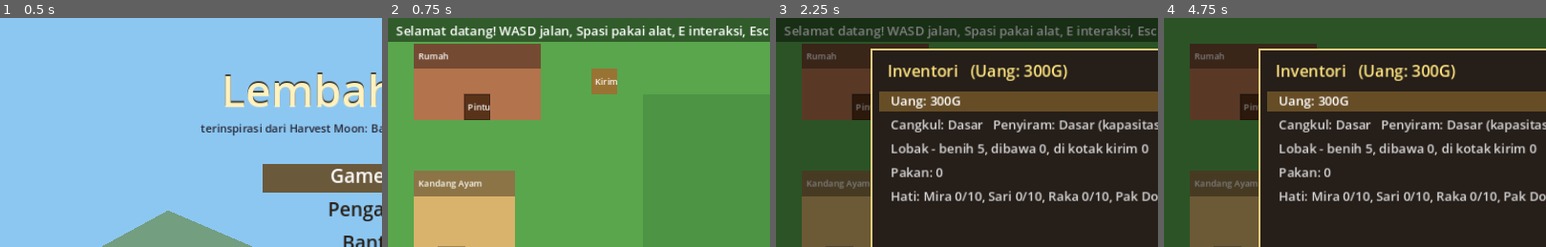
Above: before the commit, frames 1-4 (left to right).
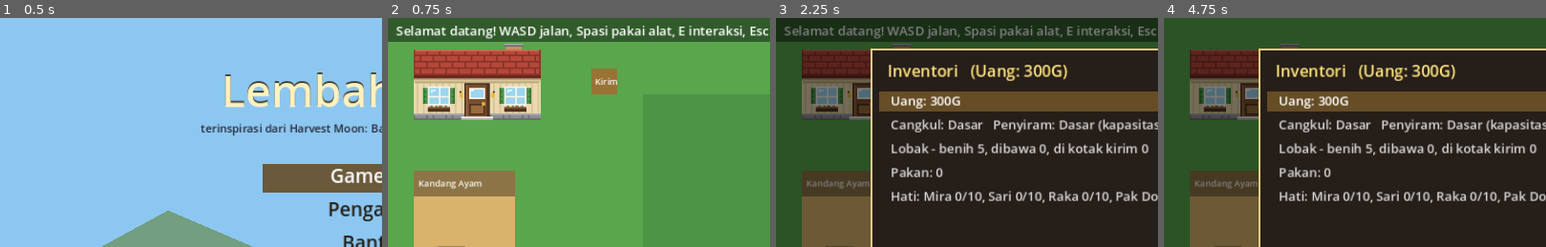
Above: after the commit, the same moments.

Repository: alfikr/aow
Game: Godot game, scene res://scenes/title.tscn
Two runs of this game, one before a commit and one after it. Both use one fixed random seed, a clock stepped at 60 frames per second and the inputs below.
Inputs:
- Up to frame 1 (0.5 s): no input
- Up to frame 2 (0.75 s): tap Enter at 0.5 s; hold D (move_right) from 0.53 s (still down); hold E (interact) from 0.53 s (still down)
- Up to frame 3 (2.25 s): release D (move_right) at 1.28 s; release E (interact) at 1.28 s; hold S (move_down) 1.28-2.03 s; tap Space (use_tool) at 1.35, 2 s; hold D (move_right) from 2.03 s (still down); tap I at 2.1 s
- Up to frame 4 (4.75 s): tap Enter at 2.75, 2.85, 4.25 s; release D (move_right) at 2.78 s; hold W (move_up) 2.78-3.53 s; tap Space (use_tool) at 3.5 s; hold A (move_left) from 3.53 s (still down); tap Keypad Enter at 3.6 s; tap 1 at 4.35 s
The pictures show only the part of the screen within x 0-50%, y 0-50%; the shares and areas given below are measured in that part.

Frame 1 is identical in both runs. In frame 2, 10% of the frame differs, in the area x 6-40%, y 11-45%; in frame 3, 5.1%; in frame 4, 5.1%.

Commit message:
Sprite pixel-art rumah dan toko (luar & interior): generator, integrasi World, lantai kayu/ubin
Co-Authored-By: Claude Sonnet 5.5 <noreply@anthropic.com>
Claude-Session: https://claude.ai/code/session_01MQUPK8APkXWUJhjU3pciS5

Diff:
--- a/data/areas.json
+++ b/data/areas.json
@@ -19,7 +19,8 @@
 					3
 				],
 				"color": "b3734d",
-				"label": "Rumah"
+				"label": "",
+				"sprite": "house"
 			},
 			{
 				"kind": "building",
@@ -51,8 +52,8 @@
 					1,
 					1
 				],
-				"color": "593319",
-				"label": "Pintu",
+				"color": "00000000",
+				"label": "",
 				"to": "home",
 				"spawn": [
 					14,
@@ -162,7 +163,8 @@
 					4
 				],
 				"color": "c28a5a",
-				"label": "Toko"
+				"label": "",
+				"sprite": "shop"
 			},
 			{
 				"kind": "exit",
@@ -172,8 +174,8 @@
 					1,
 					1
 				],
-				"color": "5a3a1a",
-				"label": "Pintu",
+				"color": "8a5a2b",
+				"label": "",
 				"to": "shop",
 				"spawn": [
 					14,
@@ -383,7 +385,8 @@
 					14,
 					10
 				],
-				"color": "d9bf8c"
+				"color": "d9bf8c",
+				"tile": "floor_tile"
 			},
 			{
 				"kind": "building",
@@ -394,7 +397,8 @@
 					2
 				],
 				"color": "8c5a30",
-				"label": "Rak"
+				"label": "",
+				"sprite": "shelf"
 			},
 			{
 				"kind": "building",
@@ -405,7 +409,8 @@
 					2
 				],
 				"color": "8c5a30",
-				"label": "Rak"
+				"label": "",
+				"sprite": "shelf"
 			},
 			{
 				"kind": "shop",
@@ -416,7 +421,8 @@
 					1
 				],
 				"color": "a66f33",
-				"label": "Konter (E)"
+				"label": "",
+				"sprite": "counter"
 			},
 			{
 				"kind": "exit",
@@ -555,7 +561,8 @@
 					14,
 					10
 				],
-				"color": "d8c19a"
+				"color": "d8c19a",
+				"tile": "floor_wood"
 			},
 			{
 				"kind": "sleep",
@@ -566,7 +573,8 @@
 					2
 				],
 				"color": "5b7fb8",
-				"label": "Kasur (E)"
+				"label": "",
+				"sprite": "bed"
 			},
 			{
 				"kind": "kitchen",
@@ -577,7 +585,8 @@
 					2
 				],
 				"color": "8c5a30",
-				"label": "Dapur"
+				"label": "",
+				"sprite": "kitchen"
 			},
 			{
 				"kind": "tv",
@@ -588,7 +597,8 @@
 					1
 				],
 				"color": "333333",
-				"label": "TV"
+				"label": "",
+				"sprite": "tv"
 			},
 			{
 				"kind": "exit",
@@ -627,7 +637,8 @@
 					14,
 					10
 				],
-				"color": "c8c8d0"
+				"color": "c8c8d0",
+				"tile": "floor_tile"
 			},
 			{
 				"kind": "building",
@@ -699,7 +710,8 @@
 					14,
 					10
 				],
-				"color": "d9bf8c"
+				"color": "d9bf8c",
+				"tile": "floor_wood"
 			},
 			{
 				"kind": "building",
@@ -771,7 +783,8 @@
 					14,
 					10
 				],
-				"color": "cfb99a"
+				"color": "cfb99a",
+				"tile": "floor_wood"
 			},
 			{
 				"kind": "building",
--- a/scripts/world/world.gd
+++ b/scripts/world/world.gd
@@ -11,6 +11,7 @@
 var area := {}
 var features: Array = []   # {kind, rect: Rect2i, col: Color, raw: Dictionary}
 var walk_rect := Rect2i()
+var textures := {}   # nama sprite -> Texture2D (atau null bila berkasnya belum ada)
 
 
 func _ready() -> void:
@@ -99,6 +100,10 @@
 		draw_rect(Rect2(Layout.FIELD.position * T, Layout.FIELD.size * T), Color(0.3, 0.58, 0.27))
 	for f in features:
 		var r := Rect2(f.rect.position * T, f.rect.size * T)
+		var tex := _sprite_for(f)
+		if tex != null:
+			draw_texture_rect(tex, r, f.raw.has("tile"))
+			continue
 		match f.kind:
 			"tree":
 				draw_rect(Rect2(r.position + Vector2(13, 18), Vector2(6, 12)), Color(0.4, 0.26, 0.12))
@@ -117,9 +122,20 @@
 				_label(font, r.position + Vector2(6, 20), f.raw.get("label", ""))
 			_:
 				draw_rect(r, f.col)
-				if f.kind == "exit":
+				if f.kind == "exit" and f.col.a > 0.0:
 					draw_rect(r, Color(0, 0, 0, 0.25), false, 2.0)
 				_label(font, r.position + Vector2(4, 20), f.raw.get("label", ""))
+
+
+## Sprite untuk fitur ("sprite": bentang pas rect; "tile": diulang), atau null.
+func _sprite_for(f: Dictionary) -> Texture2D:
+	var name: String = f.raw.get("sprite", f.raw.get("tile", ""))
+	if name == "":
+		return null
+	if not textures.has(name):
+		var path := "res://assets/sprites/%s.png" % name
+		textures[name] = load(path) as Texture2D if ResourceLoader.exists(path) else null
+	return textures[name]
 
 
 func _label(font: Font, pos: Vector2, text: String) -> void:
--- a/tests/shot.gd
+++ b/tests/shot.gd
@@ -56,6 +56,9 @@
 
 	ls.add_animal("ayam")
 	ls.add_animal("sapi")
+	player.travel("home", [14, 11])
+	await _shot(out, "05b_home")
+
 	player.travel("coop", [14, 11])
 	await _shot(out, "06_coop")
 
Binary file added: assets/sprites/bed.png
Not shown, added: assets/sprites/bed.png.import
Binary file added: assets/sprites/counter.png
Not shown, added: assets/sprites/counter.png.import
Binary file added: assets/sprites/floor_tile.png
Not shown, added: assets/sprites/floor_tile.png.import
Binary file added: assets/sprites/floor_wood.png
Not shown, added: assets/sprites/floor_wood.png.import
Binary file added: assets/sprites/house.png
Not shown, added: assets/sprites/house.png.import
Binary file added: assets/sprites/kitchen.png
Not shown, added: assets/sprites/kitchen.png.import
(and 8 more such lines)
